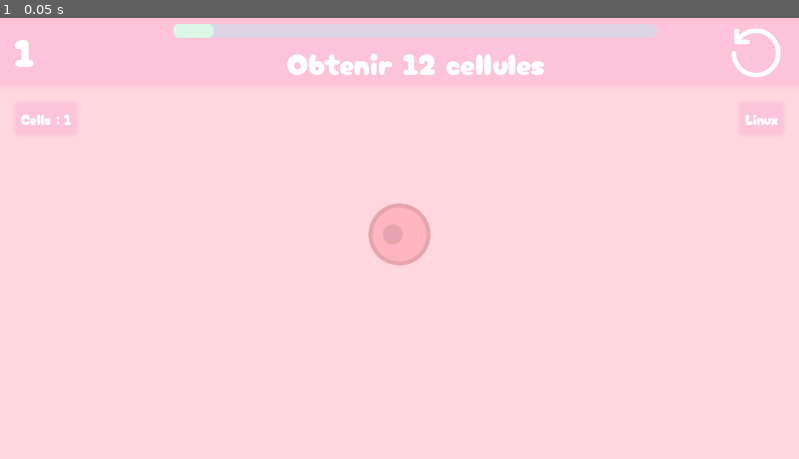
Above: before the commit, frame 1.
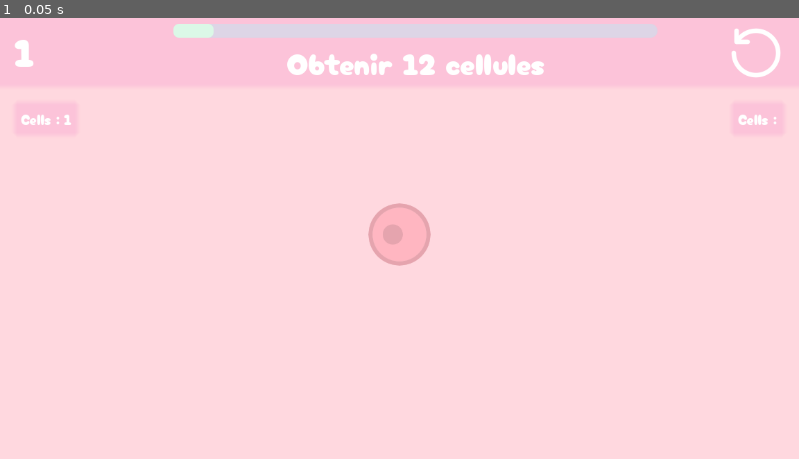
Above: after the commit, the same moment.

Repository: JungoQuentin/Doom2
Game: Godot game, scene res://main.tscn
The game is run twice, just before and just after one commit, with the same random seed, the same clock (stepped at 60 frames per second) and the same inputs.
Inputs:
- Up to frame 1 (0.05 s): no input

The runs differ from the first frame. In frame 1, less than 0.1% of the frame differs, in the area x 92-98%, y 21-25%.

Commit message:
touch test

Diff:
--- a/game.gd
+++ b/game.gd
@@ -17,11 +17,12 @@
 ## Step 1 means type0 cells will auto-merge
 var auto_merge_step: int = 0
 
+var is_touch_screen: bool = false
+
 var t: float = 0.0
 var auto_mergeable_cells: Array[Cell] = []
 var multi_mesh_instances: Array[MultiMeshInstance2D] = []
 
-@onready var os = OS.get_name();
 @onready var Ui = $"../UI"
 @onready var GravitateTimer: Timer = $GravitateTimer
 @onready var FactoriesTimer: Timer = $FactoriesTimer
@@ -77,7 +78,6 @@
 
 
 func _process(delta: float):
-	Ui.right_grid.get_child(0).text = os
 	t += delta
 
 	update_multi_mesh_instances()
@@ -110,7 +110,23 @@
 
 func _input(event: InputEvent):
 	if event is InputEventScreenTouch:
-		print(event)
+		is_touch_screen = true
+		if event.pressed:
+			mouse_tile = Utils.pos_to_tile(get_global_mouse_position())
+			if coords.has(mouse_tile):
+				var cell = coords[mouse_tile]
+				if cell in mergeable_cells:
+					if cell.kind == 2 and auto_merge_step == 0:
+						auto_merge_step = 1;
+					merge(mergeable_cells)
+				else:
+					spawn_many(Cell.NB_SPAWN_CELL[cell.kind])
+		else:
+			var new_mouse_tile = Utils.pos_to_tile(get_global_mouse_position())
+			if new_mouse_tile != mouse_tile:
+				mouse_tile = new_mouse_tile
+				mergeable_cells = Merge.get_mergeable_cells(coords, mouse_tile)
+			mergeable_cells = Merge.get_mergeable_cells(coords, mouse_tile)
 	if event is InputEventMouseButton and event.button_index in [MOUSE_BUTTON_LEFT, MOUSE_BUTTON_RIGHT]:
 		if event.pressed:
 			mouse_tile = Utils.pos_to_tile(get_global_mouse_position())
